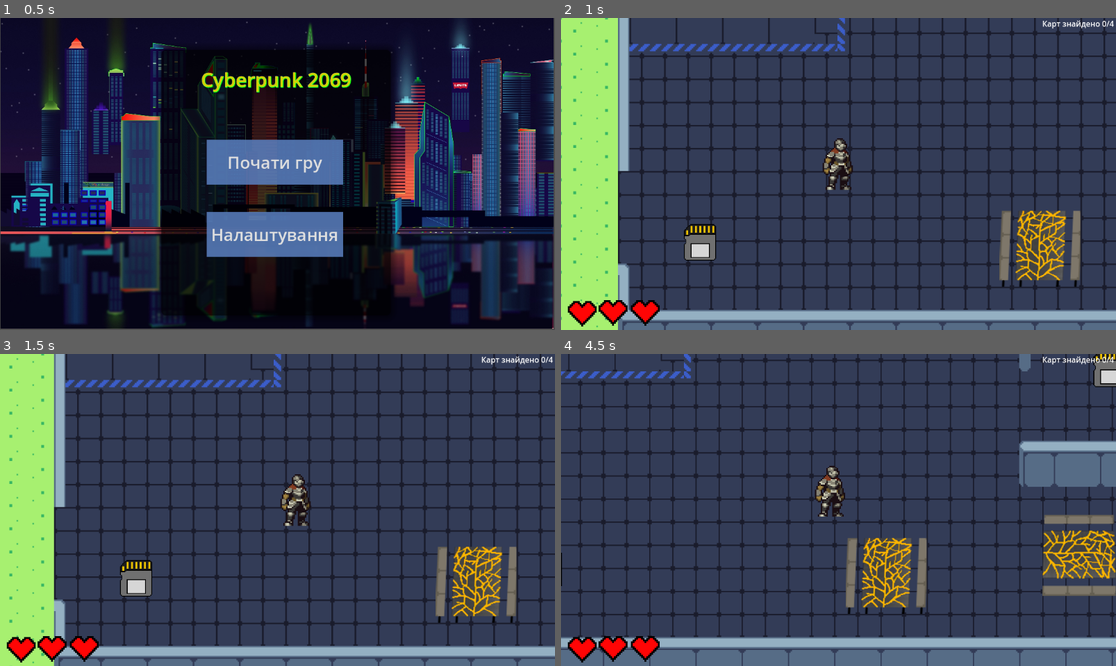
Above: before the commit, frames 1-4 (two rows, left to right).
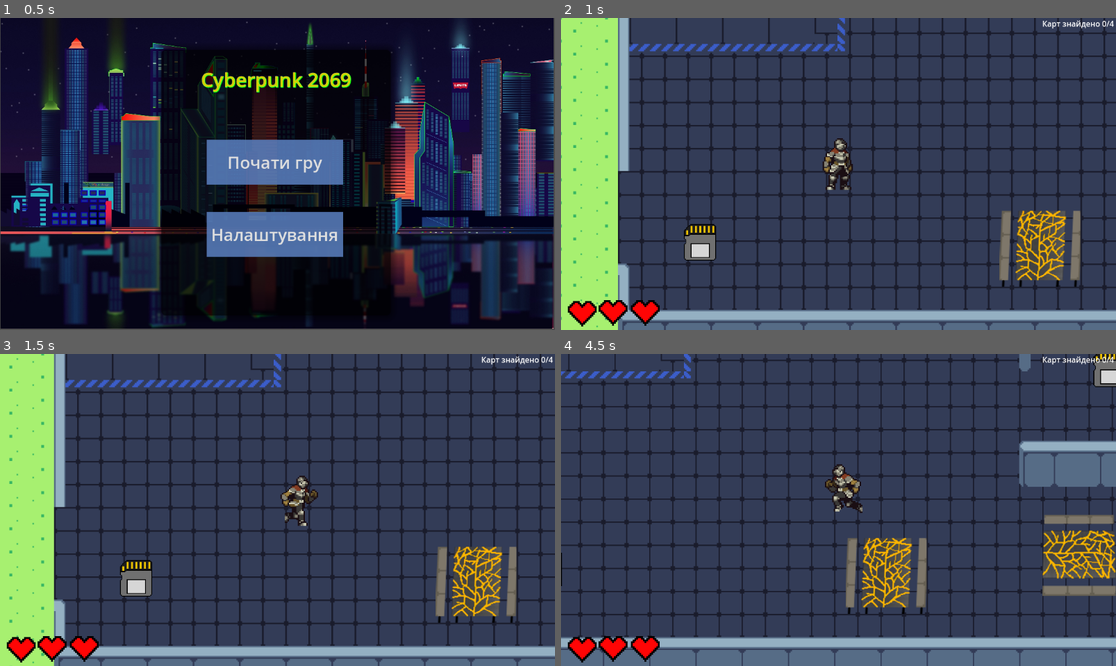
Above: after the commit, the same moments.

Repository: liketaurus/SE-practice-template
Game: Godot game, scene res://Scenes/menu.tscn
Two runs of this game, one before a commit and one after it. Both use one fixed random seed, a clock stepped at 60 frames per second and the inputs below.
Inputs:
- Up to frame 1 (0.5 s): no input
- Up to frame 2 (1 s): click "Почати гру" at 0.5 s
- Up to frame 3 (1.5 s): tap Enter at 1.25 s; hold D from 1.28 s (still down); hold Space from 1.28 s (still down)
- Up to frame 4 (4.5 s): release D at 2.03 s; release Space at 2.03 s; hold S 2.03-2.78 s; tap E at 2.1 s; tap Space at 2.27, 2.3, 2.57, 3.05, 3.6, 3.77, 4.07 s; hold D 2.78-3.53 s; hold Shift 2.78-3.53 s; hold W 3.53-4.28 s; hold A from 4.28 s (still down); hold E from 4.28 s (still down)

Frame 1 is identical in both runs. In frame 2, 0.1% of the frame differs, in the area x 47-53%, y 39-54%; in frame 3, 0.6%; in frame 4, 0.9%, in the area x 45-55%, y 35-53%.

Commit message:
Nope

Diff:
--- a/src/Cyberpunk2069/Scripts/player.gd
+++ b/src/Cyberpunk2069/Scripts/player.gd
@@ -41,20 +41,18 @@
 	if Input.is_key_pressed(KEY_S):
 		velocity.y = speed
 	if Input.is_key_pressed(KEY_A):
-		$AnimatedSprite2D.flip_h = true
+		$Player.flip_h = true
 		velocity.x = -speed
 	if Input.is_key_pressed(KEY_D):
-		$AnimatedSprite2D.flip_h = false
+		$Player.flip_h = false
 		velocity.x = speed
-	if Input.is_key_pressed(KEY_SPACE):
-		$AnimatedSprite2D.play("attack")
-	elif velocity.x == 0 and velocity.y == 0:
-		$AnimatedSprite2D.play("idle")
+
+	if velocity.x == 0 and velocity.y == 0:
+		$AnimationPlayer.play("idle")
 	elif speed == 150:
-		$AnimatedSprite2D.play("walk")
+		$AnimationPlayer.play("walk")
 	else:
-		$AnimatedSprite2D.play("run")
-
+		$AnimationPlayer.play("run")
 
 	move_and_slide()
 
Binary file removed: src/Cyberpunk2069/Textures/KeyWhite.png
Not shown, removed: src/Cyberpunk2069/Textures/KeyWhite.png.import
Not shown, removed: src/Cyberpunk2069/Textures/KeyWhite.psd
